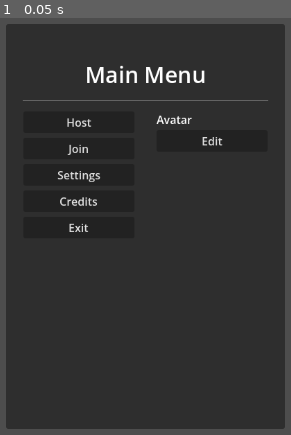
Above: before the commit, frame 1.
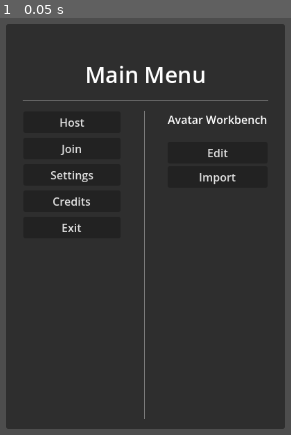
Above: after the commit, the same moment.

Repository: CosmoAdiX/ProjectTrashTalk
Game: Godot game, scene res://scenes/main_menu.tscn
Same seed, same stepped clock (60 frames per second), same inputs: the game is played once before the commit and once after it.
Inputs:
- Up to frame 1 (0.05 s): no input

The runs differ from the first frame. In frame 1, 1.8% of the frame differs, in the area x 17-92%, y 22-97%.

Commit message:
skdhksdhkshd

Diff:
--- a/scenes/main_menu.tscn
+++ b/scenes/main_menu.tscn
@@ -1,6 +1,6 @@
 [gd_scene format=3 uid="uid://dfeitlh416afg"]
 
-[node name="CanvasLayer" type="CanvasLayer" unique_id=484238160]
+[node name="MainMenu" type="CanvasLayer" unique_id=484238160]
 
 [node name="Control" type="Control" parent="." unique_id=138917693]
 layout_mode = 3
@@ -34,7 +34,7 @@
 [node name="VBoxContainer" type="VBoxContainer" parent="Control/Center/MarginContainer" unique_id=1074543590]
 layout_mode = 2
 
-[node name="Label" type="Label" parent="Control/Center/MarginContainer/VBoxContainer" unique_id=2094328672]
+[node name="MainBox" type="Label" parent="Control/Center/MarginContainer/VBoxContainer" unique_id=2094328672]
 layout_mode = 2
 size_flags_horizontal = 4
 size_flags_vertical = 0
@@ -49,43 +49,57 @@
 layout_mode = 2
 size_flags_vertical = 3
 
-[node name="HBoxContainer" type="HBoxContainer" parent="Control/Center/MarginContainer/VBoxContainer/MarginContainer" unique_id=333473006]
+[node name="MainBox" type="HBoxContainer" parent="Control/Center/MarginContainer/VBoxContainer/MarginContainer" unique_id=333473006]
 layout_mode = 2
 theme_override_constants/separation = 32
 
-[node name="BoxContainer" type="VBoxContainer" parent="Control/Center/MarginContainer/VBoxContainer/MarginContainer/HBoxContainer" unique_id=1864359099]
+[node name="BoxContainer" type="VBoxContainer" parent="Control/Center/MarginContainer/VBoxContainer/MarginContainer/MainBox" unique_id=1864359099]
 layout_mode = 2
 size_flags_horizontal = 3
 theme_override_constants/separation = 7
 
-[node name="Host" type="Button" parent="Control/Center/MarginContainer/VBoxContainer/MarginContainer/HBoxContainer/BoxContainer" unique_id=38122667]
+[node name="Host" type="Button" parent="Control/Center/MarginContainer/VBoxContainer/MarginContainer/MainBox/BoxContainer" unique_id=38122667]
 layout_mode = 2
 text = "Host"
 
-[node name="Join" type="Button" parent="Control/Center/MarginContainer/VBoxContainer/MarginContainer/HBoxContainer/BoxContainer" unique_id=1124581513]
+[node name="Join" type="Button" parent="Control/Center/MarginContainer/VBoxContainer/MarginContainer/MainBox/BoxContainer" unique_id=1124581513]
 layout_mode = 2
 text = "Join"
 
-[node name="Settings" type="Button" parent="Control/Center/MarginContainer/VBoxContainer/MarginContainer/HBoxContainer/BoxContainer" unique_id=1965283819]
+[node name="Settings" type="Button" parent="Control/Center/MarginContainer/VBoxContainer/MarginContainer/MainBox/BoxContainer" unique_id=1965283819]
 layout_mode = 2
 text = "Settings"
 
-[node name="Credits" type="Button" parent="Control/Center/MarginContainer/VBoxContainer/MarginContainer/HBoxContainer/BoxContainer" unique_id=1154662860]
+[node name="Credits" type="Button" parent="Control/Center/MarginContainer/VBoxContainer/MarginContainer/MainBox/BoxContainer" unique_id=1154662860]
 layout_mode = 2
 text = "Credits"
 
-[node name="Exit" type="Button" parent="Control/Center/MarginContainer/VBoxContainer/MarginContainer/HBoxContainer/BoxContainer" unique_id=965880661]
+[node name="Exit" type="Button" parent="Control/Center/MarginContainer/VBoxContainer/MarginContainer/MainBox/BoxContainer" unique_id=965880661]
 layout_mode = 2
 text = "Exit"
 
-[node name="VBoxContainer" type="VBoxContainer" parent="Control/Center/MarginContainer/VBoxContainer/MarginContainer/HBoxContainer" unique_id=1052777978]
+[node name="VSeparator" type="VSeparator" parent="Control/Center/MarginContainer/VBoxContainer/MarginContainer/MainBox" unique_id=1642406852]
+layout_mode = 2
+
+[node name="Avatar" type="VBoxContainer" parent="Control/Center/MarginContainer/VBoxContainer/MarginContainer/MainBox" unique_id=1052777978]
 layout_mode = 2
 size_flags_horizontal = 3
 
-[node name="Label" type="Label" parent="Control/Center/MarginContainer/VBoxContainer/MarginContainer/HBoxContainer/VBoxContainer" unique_id=766766682]
+[node name="AvatarWorkbench" type="Label" parent="Control/Center/MarginContainer/VBoxContainer/MarginContainer/MainBox/Avatar" unique_id=766766682]
 layout_mode = 2
-text = "Avatar"
+text = "Avatar Workbench"
 
-[node name="Button" type="Button" parent="Control/Center/MarginContainer/VBoxContainer/MarginContainer/HBoxContainer/VBoxContainer" unique_id=1344461631]
+[node name="MarginContainer" type="MarginContainer" parent="Control/Center/MarginContainer/VBoxContainer/MarginContainer/MainBox/Avatar" unique_id=2047846410]
+layout_mode = 2
+theme_override_constants/margin_top = 17
+
+[node name="VBoxContainer" type="VBoxContainer" parent="Control/Center/MarginContainer/VBoxContainer/MarginContainer/MainBox/Avatar/MarginContainer" unique_id=969996407]
+layout_mode = 2
+
+[node name="EditAvatar" type="Button" parent="Control/Center/MarginContainer/VBoxContainer/MarginContainer/MainBox/Avatar/MarginContainer/VBoxContainer" unique_id=1344461631]
 layout_mode = 2
 text = "Edit"
+
+[node name="ImportAvatar" type="Button" parent="Control/Center/MarginContainer/VBoxContainer/MarginContainer/MainBox/Avatar/MarginContainer/VBoxContainer" unique_id=1584151902]
+layout_mode = 2
+text = "Import"
